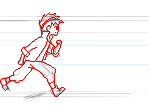
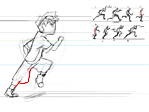
Layered file, before and after one edit (149 × 112). Changes by layer:
added layer "Layer 25" above "Layer 24" over [14,67,33,88]
hid "Layer 19" over [0,12,65,97]
showed "ref" over [91,4,145,43]
showed "Layer 13" over [4,11,66,99]
hid "Layer 7" over [0,13,66,97]
